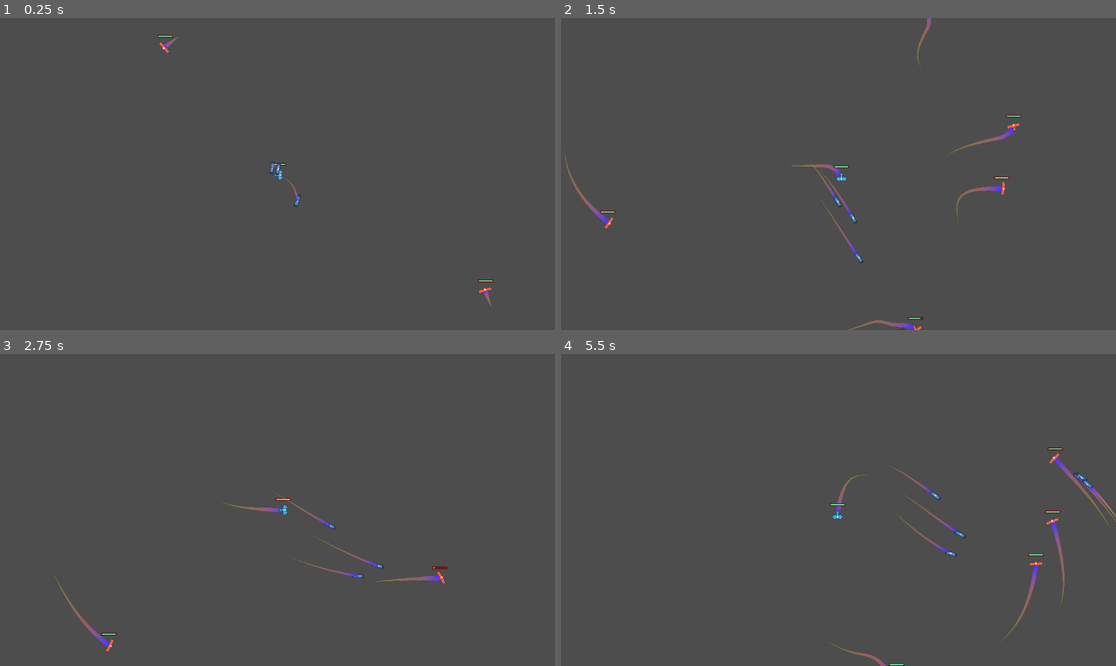
Above: before the commit, frames 1-4 (two rows, left to right).
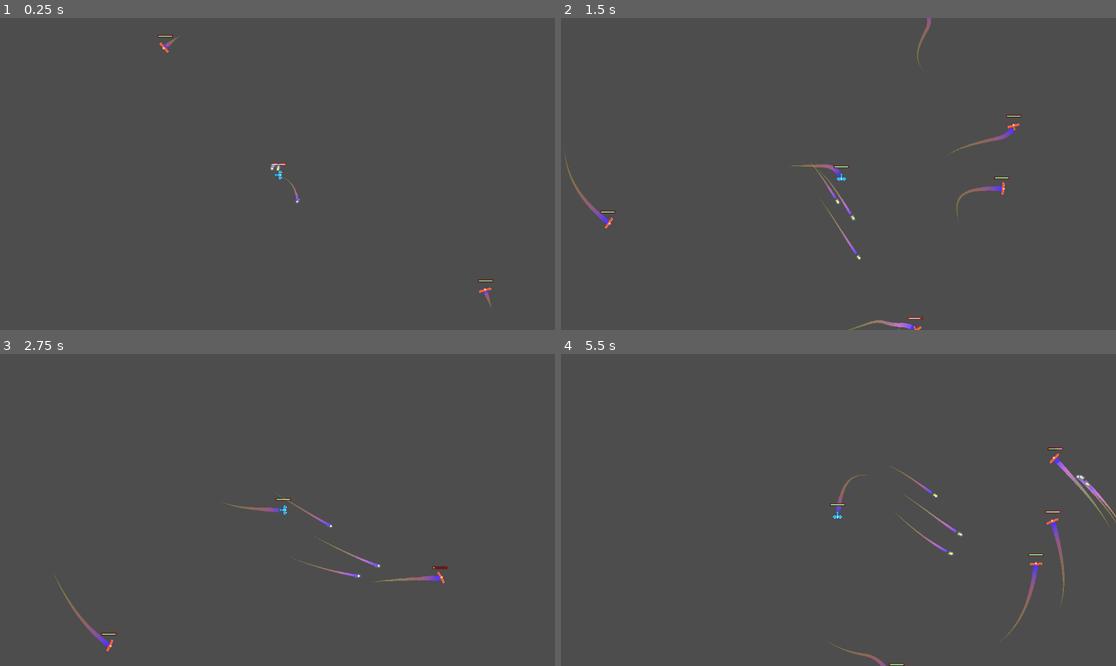
Above: after the commit, the same moments.

Repository: cgorto/astrium
Game: Godot game, scene res://_test_scene.tscn
Same seed, same stepped clock (60 frames per second), same inputs: the game is played once before the commit and once after it. The engine's default icon, where the game draws it, is replaced by a stand-in: a white triangle on a blue panel in a dark square.
Inputs (mouse positions are in pixels of both pictures, inside the frame that each line leads up to):
- Up to frame 1 (0.25 s): no input
- Up to frame 2 (1.5 s): move the mouse to (960, 158) at 0.52 s; hold D (move_right) 0.53-1.28 s; click (960, 158) at 0.67 s; move the mouse to (727, 189) at 1.27 s; hold S (move_down) from 1.28 s (still down)
- Up to frame 3 (2.75 s): move the mouse to (333, 441) at 2.02 s; release S (move_down) at 2.03 s; hold D (move_right) from 2.03 s (still down)
- Up to frame 4 (5.5 s): move the mouse to (810, 572) at 2.77 s; release D (move_right) at 2.78 s; hold W (move_up) 2.78-3.53 s; click (810, 572) at 2.92 s; move the mouse to (1010, 553) at 3.52 s; hold A (move_left) 3.53-5.03 s; click (1010, 553) at 3.67 s; move the mouse to (672, 463) at 4.27 s; move the mouse to (866, 510) at 5.02 s; hold S (move_down) from 5.03 s (still down); click (866, 510) at 5.17 s

The runs differ from the first frame. In frame 1, less than 0.1% of the frame differs, in the area x 48-55%, y 46-61%; in frame 2, 0.2%; in frame 3, 0.1%; in frame 4, 0.4%, in the area x 65-100%, y 30-65%.

Commit message:
what am i doing

Diff:
--- a/scenes/component/aoe_component.gd
+++ /dev/null
@@ -1,10 +0,0 @@
-class_name AOEComponent extends Node
-
-@export var aoe_scene: PackedScene
-
-func spawn_aoe() -> void:
-	var spawn_position: Vector2 = (owner as Node2D).global_position
-	var aoe: AOE = aoe_scene.instantiate()
-	var main:Node = get_tree().current_scene
-	aoe.global_position = spawn_position
-	main.add_child(aoe)
--- a/scenes/component/aoe_component.tscn
+++ /dev/null
@@ -1,6 +0,0 @@
-[gd_scene load_steps=2 format=3 uid="uid://dd8uaje5u4kvn"]
-
-[ext_resource type="Script" path="res://scenes/component/aoe_component.gd" id="1_rpov8"]
-
-[node name="AOEComponent" type="Node"]
-script = ExtResource("1_rpov8")
--- /dev/null
+++ b/scenes/component/basic_spawn_component.gd
@@ -0,0 +1,10 @@
+class_name BasicSpawnerComponent extends Node
+
+@export var to_spawn_scene: PackedScene
+
+func spawn() -> void:
+	var spawn_position: Vector2 = (owner as Node2D).global_position
+	var to_spawn: Node2D = to_spawn_scene.instantiate()
+	var main:Node = get_tree().current_scene
+	to_spawn.global_position = spawn_position
+	main.add_child(to_spawn)
--- /dev/null
+++ b/scenes/component/basic_spawn_component.tscn
@@ -0,0 +1,6 @@
+[gd_scene load_steps=2 format=3 uid="uid://dd8uaje5u4kvn"]
+
+[ext_resource type="Script" path="res://scenes/component/basic_spawn_component.gd" id="1_058i3"]
+
+[node name="BasicSpawnerComponent" type="Node"]
+script = ExtResource("1_058i3")
--- a/scenes/game_object/basic_enemy/basic_enemy.tscn
+++ b/scenes/game_object/basic_enemy/basic_enemy.tscn
@@ -14,6 +14,9 @@
 [ext_resource type="PackedScene" uid="uid://cm0gcg1tcv76f" path="res://scenes/component/trail_component.tscn" id="12_ask5m"]
 
 [sub_resource type="CircleShape2D" id="CircleShape2D_dvb6p"]
+
+[sub_resource type="OccluderPolygon2D" id="OccluderPolygon2D_dkhau"]
+polygon = PackedVector2Array(8, -15, 8, 15, -3, 15, -10, 2, -10, -2, -2, -15, 8, -15)
 
 [sub_resource type="CircleShape2D" id="CircleShape2D_64img"]
 
@@ -50,6 +53,9 @@
 rotation = 1.5708
 texture = ExtResource("6_vptd1")
 
+[node name="LightOccluder2D" type="LightOccluder2D" parent="Visuals"]
+occluder = SubResource("OccluderPolygon2D_dkhau")
+
 [node name="CollisionShape2D" type="CollisionShape2D" parent="."]
 shape = SubResource("CircleShape2D_64img")
 
--- a/scenes/game_object/player/player.tscn
+++ b/scenes/game_object/player/player.tscn
@@ -14,6 +14,9 @@
 [ext_resource type="PackedScene" uid="uid://du42tp6lyy417" path="res://scenes/component/last_hitter_component.tscn" id="10_s12ey"]
 
 [sub_resource type="CircleShape2D" id="CircleShape2D_75bju"]
+
+[sub_resource type="OccluderPolygon2D" id="OccluderPolygon2D_twqqk"]
+polygon = PackedVector2Array(9, -12, 9, 12, 0, 12, -10, 2, -10, -2, 0, -12)
 
 [sub_resource type="CircleShape2D" id="CircleShape2D_iarlc"]
 
@@ -65,6 +68,9 @@
 rotation = 1.5708
 texture = ExtResource("4_ik7p1")
 
+[node name="LightOccluder2D" type="LightOccluder2D" parent="Visuals"]
+occluder = SubResource("OccluderPolygon2D_twqqk")
+
 [node name="CollisionShape2D" type="CollisionShape2D" parent="."]
 visible = false
 shape = SubResource("CircleShape2D_iarlc")
--- a/scenes/game_object/projectile/missile.gd
+++ b/scenes/game_object/projectile/missile.gd
@@ -3,7 +3,7 @@
 @onready var velocity_component: VelocityComponent = $VelocityComponent
 @onready var rotation_component: RotationComponent = $RotationComponent
 @onready var targeting_component: TargetingComponent = $TargetingComponent
-@onready var aoe_component: AOEComponent = $AOEComponent
+@onready var basic_spawner_component: BasicSpawnerComponent = $BasicSpawnerComponent
 
 var initial_speed: int = 10
 
@@ -25,5 +25,5 @@
 
 
 func explode() -> void:
-	aoe_component.spawn_aoe.call_deferred()
+	basic_spawner_component.spawn.call_deferred()
 	queue_free()
--- a/scenes/game_object/projectile/missile.tscn
+++ b/scenes/game_object/projectile/missile.tscn
@@ -1,14 +1,19 @@
-[gd_scene load_steps=11 format=3 uid="uid://d0v5vba2cndww"]
+[gd_scene load_steps=13 format=3 uid="uid://d0v5vba2cndww"]
 
 [ext_resource type="PackedScene" uid="uid://bg3se6ow6a6si" path="res://scenes/component/velocity_component.tscn" id="1_flc1l"]
 [ext_resource type="Script" path="res://scenes/game_object/projectile/missile.gd" id="1_ndat8"]
 [ext_resource type="PackedScene" uid="uid://dy1ukbli5hfms" path="res://scenes/component/rotation_component.tscn" id="2_mqu8s"]
 [ext_resource type="PackedScene" uid="uid://cbuvjywj3yrf3" path="res://scenes/component/targeting_component.tscn" id="3_g3ycj"]
 [ext_resource type="PackedScene" uid="uid://cm0gcg1tcv76f" path="res://scenes/component/trail_component.tscn" id="4_2obxo"]
-[ext_resource type="Texture2D" uid="uid://kmdyoni6cqu2" path="res://icon.svg" id="4_ohs1a"]
+[ext_resource type="Texture2D" uid="uid://cx0eonlr002og" path="res://assets/tiles.png" id="5_0hebo"]
 [ext_resource type="PackedScene" uid="uid://lepdapn4l4b4" path="res://scenes/component/hitbox_component.tscn" id="5_aob0v"]
-[ext_resource type="PackedScene" uid="uid://dd8uaje5u4kvn" path="res://scenes/component/aoe_component.tscn" id="7_ic24g"]
+[ext_resource type="Texture2D" uid="uid://bu2eyxhyb6u07" path="res://assets/2d_lights_and_shadows_neutral_point_light.webp" id="6_5xjxk"]
+[ext_resource type="PackedScene" uid="uid://dd8uaje5u4kvn" path="res://scenes/component/basic_spawn_component.tscn" id="7_ic24g"]
 [ext_resource type="PackedScene" uid="uid://dysgtck1tag0j" path="res://scenes/game_object/aoe/aoe.tscn" id="9_hpp5f"]
+
+[sub_resource type="AtlasTexture" id="AtlasTexture_gj0mt"]
+atlas = ExtResource("5_0hebo")
+region = Rect2(4, 19, 8, 12)
 
 [sub_resource type="CircleShape2D" id="CircleShape2D_lxb2p"]
 radius = 30.0
@@ -32,9 +37,13 @@
 lifetime = 0.3
 
 [node name="Sprite2D" type="Sprite2D" parent="Pivot"]
-position = Vector2(0, 4.76837e-07)
-scale = Vector2(0.2, 0.0625)
-texture = ExtResource("4_ohs1a")
+rotation = 1.5708
+texture = SubResource("AtlasTexture_gj0mt")
+
+[node name="PointLight2D" type="PointLight2D" parent="Pivot"]
+energy = 0.28
+shadow_enabled = true
+texture = ExtResource("6_5xjxk")
 
 [node name="Timer" type="Timer" parent="."]
 wait_time = 3.0
@@ -51,8 +60,8 @@
 [node name="CollisionShape2D" type="CollisionShape2D" parent="HitboxComponent"]
 shape = SubResource("CircleShape2D_lxb2p")
 
-[node name="AOEComponent" parent="." instance=ExtResource("7_ic24g")]
-aoe_scene = ExtResource("9_hpp5f")
+[node name="BasicSpawnerComponent" parent="." instance=ExtResource("7_ic24g")]
+to_spawn_scene = ExtResource("9_hpp5f")
 
 [connection signal="timeout" from="Timer" to="." method="_on_timer_timeout"]
 [connection signal="hit" from="HitboxComponent" to="." method="_on_hitbox_component_hit"]
--- a/scenes/game_object/projectile/projectile.tscn
+++ b/scenes/game_object/projectile/projectile.tscn
@@ -1,12 +1,16 @@
-[gd_scene load_steps=7 format=3 uid="uid://b7dgn2u83lt4v"]
+[gd_scene load_steps=8 format=3 uid="uid://b7dgn2u83lt4v"]
 
 [ext_resource type="PackedScene" uid="uid://lepdapn4l4b4" path="res://scenes/component/hitbox_component.tscn" id="1_4c1mh"]
 [ext_resource type="PackedScene" uid="uid://bg3se6ow6a6si" path="res://scenes/component/velocity_component.tscn" id="1_6w1wd"]
 [ext_resource type="Script" path="res://scenes/game_object/projectile/projectile.gd" id="1_8rvp4"]
-[ext_resource type="Texture2D" uid="uid://kmdyoni6cqu2" path="res://icon.svg" id="3_sb52b"]
+[ext_resource type="Texture2D" uid="uid://cx0eonlr002og" path="res://assets/tiles.png" id="4_cb0hc"]
 [ext_resource type="PackedScene" uid="uid://b1q12c5hurpd8" path="res://scenes/component/offsceen_despawn_component.tscn" id="4_vo0du"]
 
 [sub_resource type="CircleShape2D" id="CircleShape2D_7xi7s"]
+
+[sub_resource type="AtlasTexture" id="AtlasTexture_1uqyx"]
+atlas = ExtResource("4_cb0hc")
+region = Rect2(5, 0, 6, 16)
 
 [node name="Projectile" type="Node2D"]
 script = ExtResource("1_8rvp4")
@@ -22,8 +26,8 @@
 shape = SubResource("CircleShape2D_7xi7s")
 
 [node name="Sprite2D" type="Sprite2D" parent="."]
-scale = Vector2(0.085, 0.085)
-texture = ExtResource("3_sb52b")
+rotation = 1.5708
+texture = SubResource("AtlasTexture_1uqyx")
 
 [node name="OffsceenDespawnComponent" parent="." instance=ExtResource("4_vo0du")]
 
--- a/scenes/game_object/weapon/gun.tscn
+++ b/scenes/game_object/weapon/gun.tscn
@@ -1,12 +1,16 @@
-[gd_scene load_steps=9 format=3 uid="uid://bmvf1i0fup5ch"]
+[gd_scene load_steps=10 format=3 uid="uid://bmvf1i0fup5ch"]
 
 [ext_resource type="Script" path="res://scenes/game_object/weapon/gun.gd" id="1_hknbi"]
 [ext_resource type="PackedScene" uid="uid://dolga7ocahq5x" path="res://scenes/component/projectile_spawner_component.tscn" id="1_v0l1u"]
-[ext_resource type="Texture2D" uid="uid://kmdyoni6cqu2" path="res://icon.svg" id="1_xj12a"]
+[ext_resource type="Texture2D" uid="uid://cx0eonlr002og" path="res://assets/tiles.png" id="2_hnw7o"]
 [ext_resource type="PackedScene" uid="uid://b7dgn2u83lt4v" path="res://scenes/game_object/projectile/projectile.tscn" id="2_kmtcr"]
 [ext_resource type="PackedScene" uid="uid://dy1ukbli5hfms" path="res://scenes/component/rotation_component.tscn" id="3_2rg7f"]
 [ext_resource type="PackedScene" uid="uid://been2q7k2hj3i" path="res://scenes/component/range_component.tscn" id="4_tk0hh"]
 [ext_resource type="PackedScene" uid="uid://cbuvjywj3yrf3" path="res://scenes/component/targeting_component.tscn" id="5_msr53"]
+
+[sub_resource type="AtlasTexture" id="AtlasTexture_f0mxn"]
+atlas = ExtResource("2_hnw7o")
+region = Rect2(105, 17, 10, 16)
 
 [sub_resource type="CircleShape2D" id="CircleShape2D_oy55j"]
 
@@ -16,13 +20,11 @@
 [node name="Pivot" type="Node2D" parent="."]
 
 [node name="Sprite2D" type="Sprite2D" parent="Pivot"]
-position = Vector2(10, 0)
-rotation = 1.5708
-scale = Vector2(0.03125, 0.152344)
-texture = ExtResource("1_xj12a")
+rotation = -1.5708
+texture = SubResource("AtlasTexture_f0mxn")
 
 [node name="Marker2D" type="Marker2D" parent="Pivot"]
-position = Vector2(19, 0)
+position = Vector2(6, 0)
 
 [node name="ProjectileSpawnerComponent" parent="." node_paths=PackedStringArray("spawn_offset", "rotation_component") instance=ExtResource("1_v0l1u")]
 projectile_scene = ExtResource("2_kmtcr")
Binary file added: assets/2d_lights_and_shadows_neutral_point_light.webp
Not shown, changed: assets/2d_lights_and_shadows_neutral_point_light.webp.import
Renamed: scenes/game_object/projectile/particle.png -> assets/particle.png
Not shown, added: assets/particle.png.import
Binary file added: assets/ships.png
Not shown, added: assets/ships.png.import
Binary file added: assets/tiles.png
Not shown, added: assets/tiles.png.import
Not shown: 1 places in scenes/game_object/basic_enemy/basic_enemy.tscn that only renumber resources
Not shown: 1 places in scenes/game_object/player/player.tscn that only renumber resources
